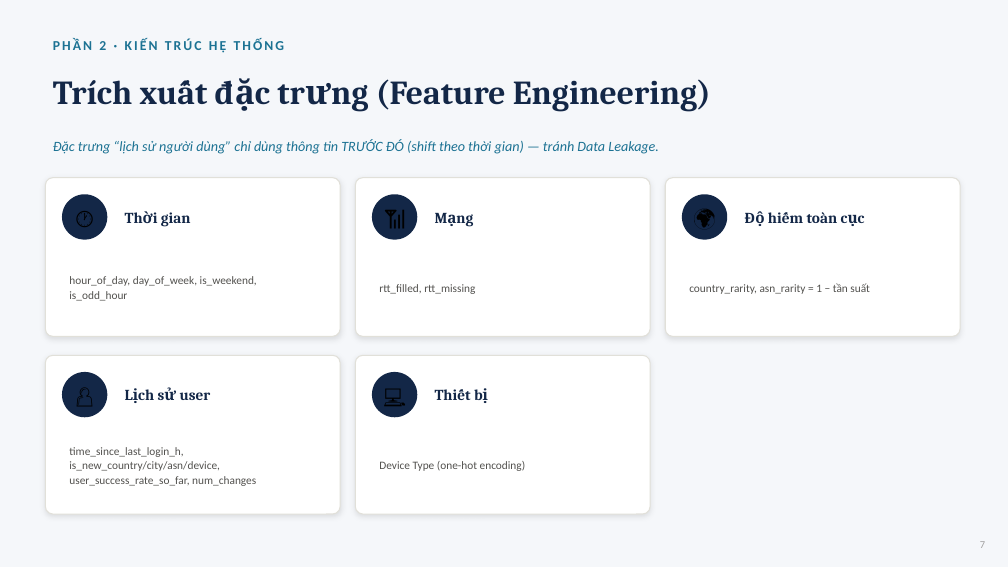
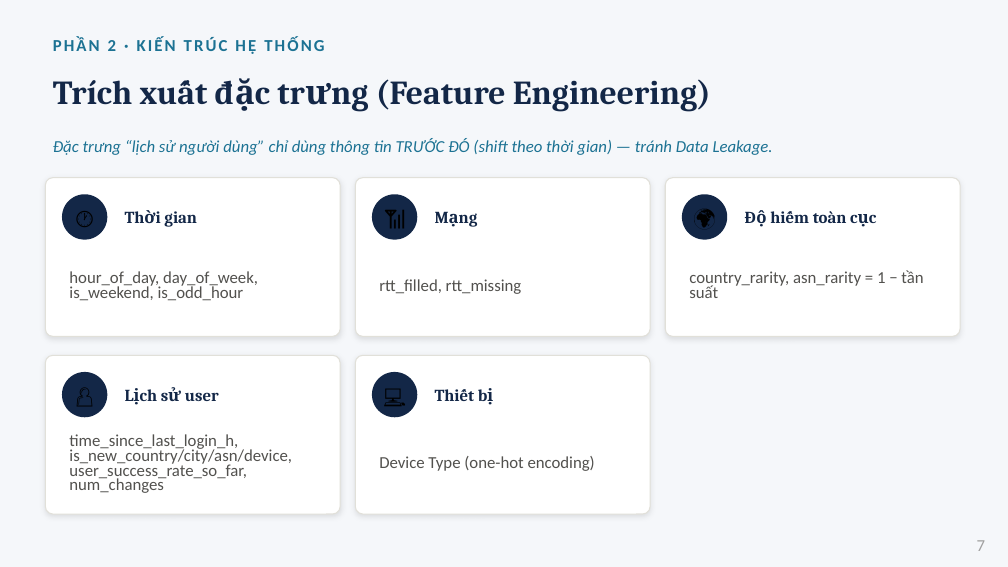
Before and after one commit to 2591317-student/MachineLearningAdvance, a slide deck: slide 7 of SlideThuyetTrinh_RBA_MLP_Fuzzy.pptx. Drawn at 1008x567 pixels with LibreOffice and Linux fonts; fonts in the diff are those of the drawing. Boxes give left, top, right and bottom in pixels: in the first picture for what was removed or moved away, otherwise in the second. Text is boxed around its words. In the diff, an @@ line names an element or a change of style, - is before the commit and + after.

```diff
--- a/SlideThuyetTrinh_RBA_MLP_Fuzzy.pptx
+++ b/SlideThuyetTrinh_RBA_MLP_Fuzzy.pptx
@@ text "PHẦN 2 · KIẾN TRÚC ..." at [53, 38, 324, 54]: size 13 to 16 pt @@
@@ text "Đặc trưng “lịch sử người ..." at [53, 138, 773, 155]: size 13.5 to 16 pt @@
@@ size 14.5 to 16 pt in 5 elements at [546, 140, 612, 155], [427, 196, 639, 238], [813, 211, 847, 223], [185, 392, 219, 401], [478, 388, 493, 405] @@
@@ size 10.8 to 16 pt in 5 elements at [69, 271, 258, 301], [379, 279, 522, 294], [689, 270, 923, 298], [69, 434, 292, 493], [379, 456, 595, 471] @@
@@ text "7" at [977, 540, 985, 551]: size 10 to 16 pt @@
```
Also in this commit, not shown: 16 other slides changed, 3 other files.
